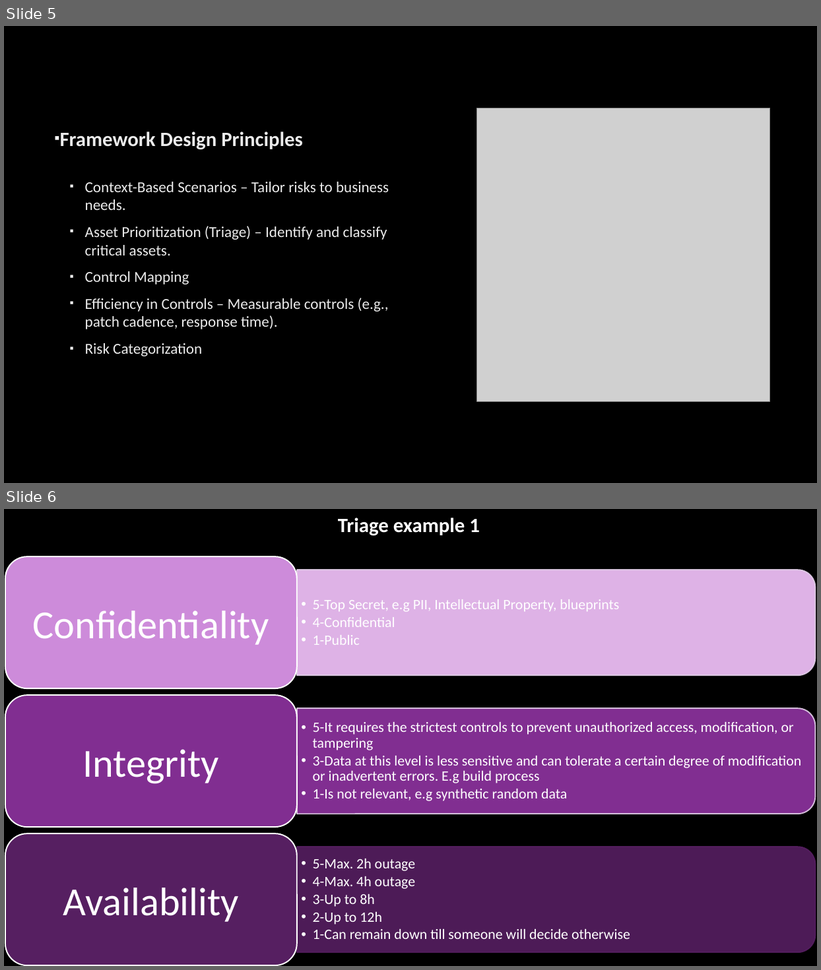
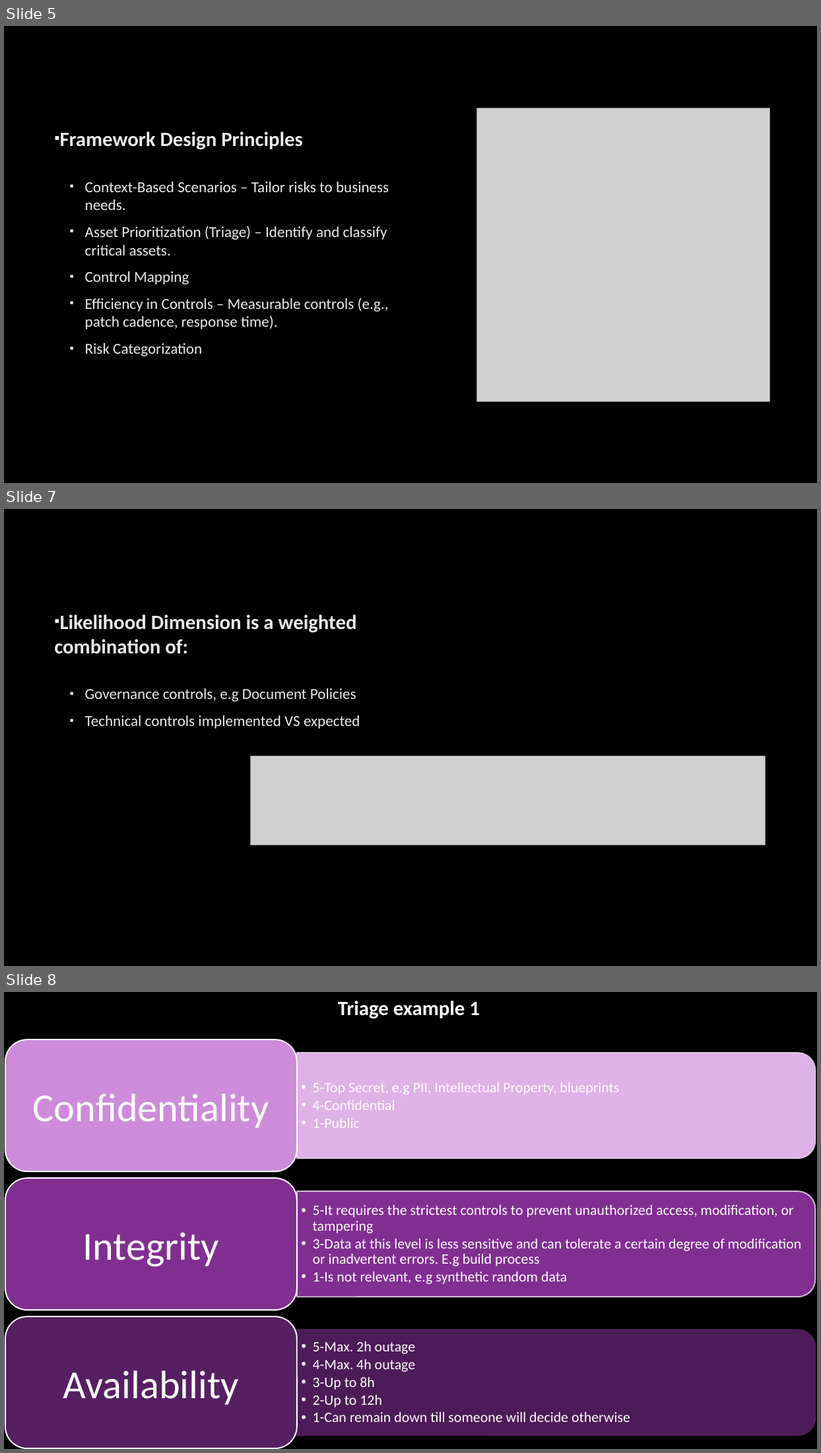
Before and after one commit to misge-dotcom/LSZ_2025, a slide deck: Cyber Risk from Theory to Practice LSZ2025.pptx. Shown one above the other, each under a label of ours: slides 5 and 6 before the commit, slides 5, 7 and 8 after it; the slides between them are not shown. The pictures are 821x970 and 821x1453 pixels, drawn with LibreOffice and Linux fonts; fonts in the diff are those of the drawing; grey boxes stand for pictures; background and template pictures are left out. Boxes give left, top, right and bottom in pixels: in the first picture for what was removed or moved away, otherwise in the second. Text is boxed around its words. In the diff, an @@ line names an element or a change of style, - is before the commit and + after.

```diff
--- a/Cyber Risk from Theory to Practice LSZ2025.pptx
+++ b/Cyber Risk from Theory to Practice LSZ2025.pptx
@@ slide 7 added at (4, 509, 817, 966), background picture (left out) @@
@@ text added at (54, 615, 360, 729), 18 pt, text #EBEBEB @@
+▪ Likelihood Dimension is a weighted combination of:
+▪ Governance controls, e.g Document Policies
+▪ Technical controls implemented VS expected
@@ picture added at (250, 756, 765, 845) @@
@@ what was slide 6 is now slide 8 @@
```
Also in this commit, not shown: 1 slide changed, 1 other slide added, 1 other file.
